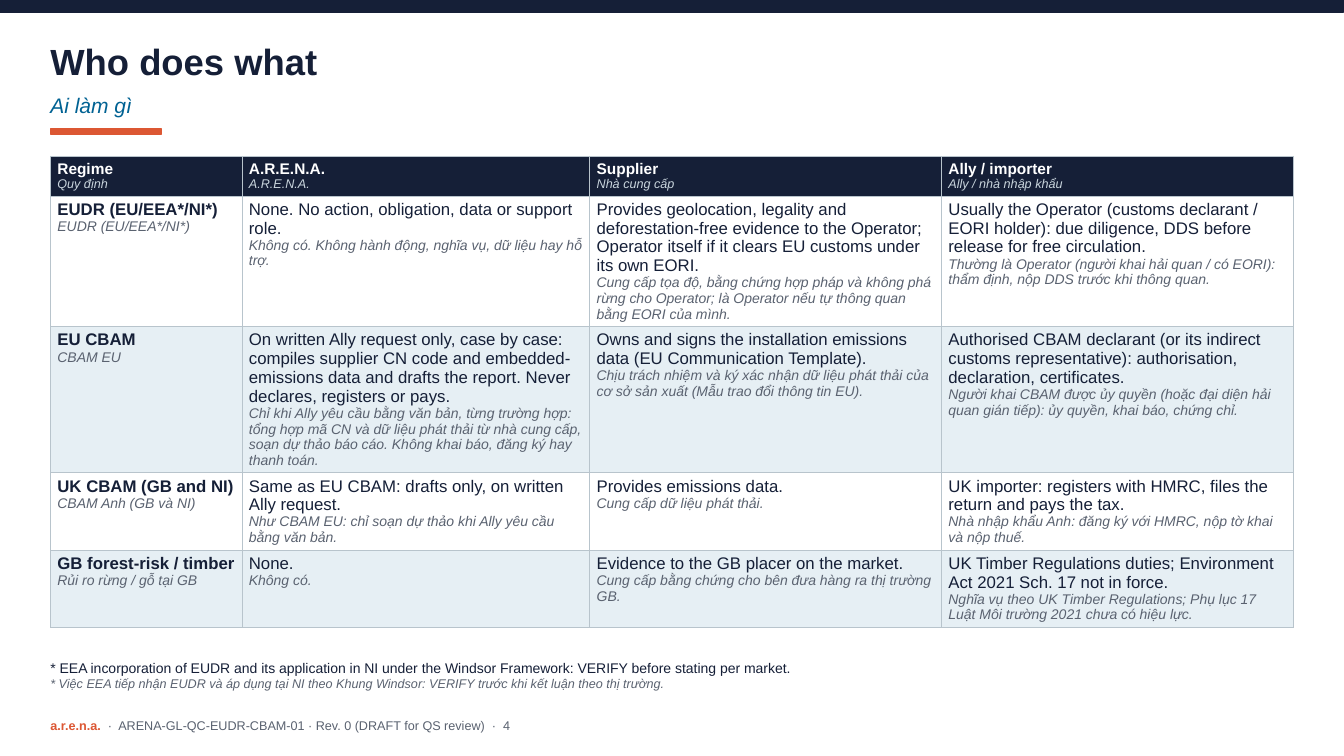
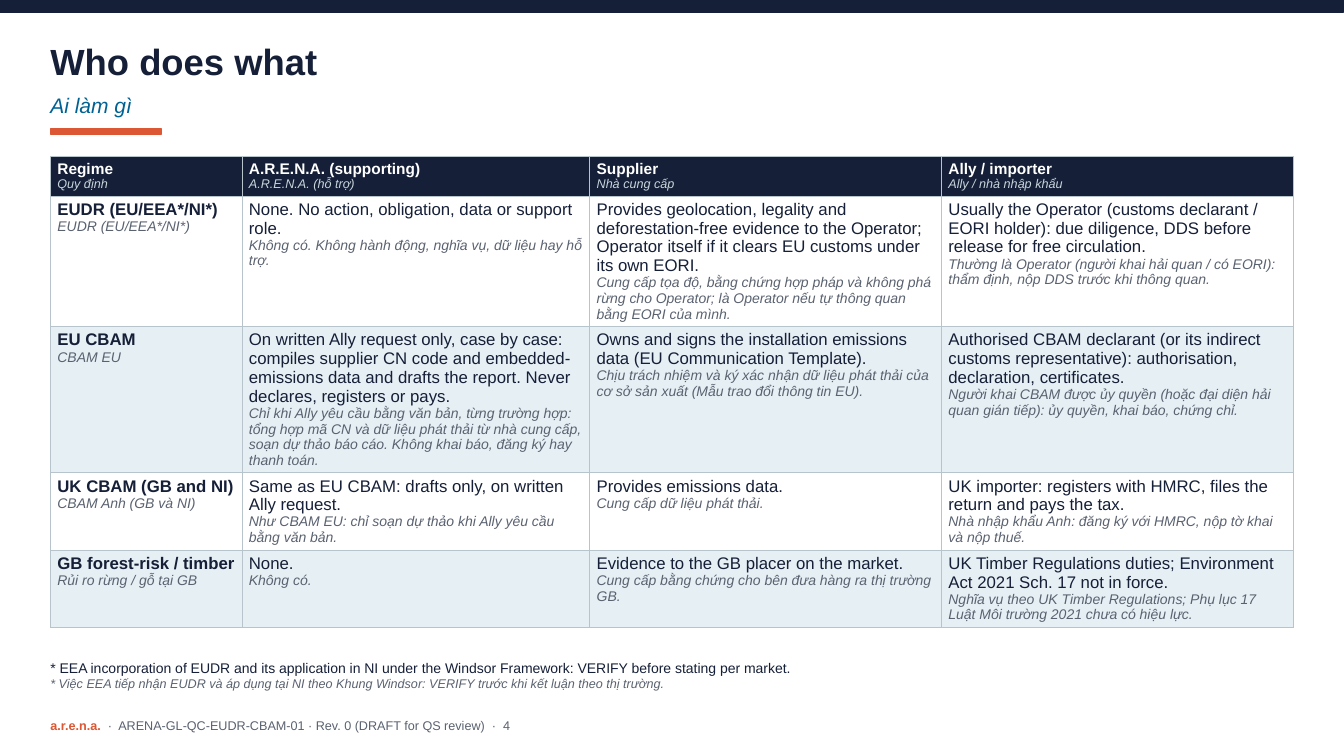
Before and after one commit to lybachbill-max/Bill-creation-2026, a slide deck: slide 4 of docs/eudr-cbam/ARENA-GL-QC-EUDR-CBAM-01_EUDR_CBAM_Training_Deck_Rev0.pptx. Drawn at 1344x756 pixels with LibreOffice and Linux fonts; fonts in the diff are those of the drawing. Boxes give left, top, right and bottom in pixels: in the first picture for what was removed or moved away, otherwise in the second. Text is boxed around its words. In the diff, an @@ line names an element or a change of style, - is before the commit and + after.

```diff
--- a/docs/eudr-cbam/ARENA-GL-QC-EUDR-CBAM-01_EUDR_CBAM_Training_Deck_Rev0.pptx
+++ b/docs/eudr-cbam/ARENA-GL-QC-EUDR-CBAM-01_EUDR_CBAM_Training_Deck_Rev0.pptx
@@ table at (x1=50, y1=156, x2=1294, y2=626) @@
-row 1, column 2: A.R.E.N.A. / A.R.E.N.A.
+row 1, column 2: A.R.E.N.A. (supporting) / A.R.E.N.A. (hỗ trợ)
```
Also in this commit, not shown: 1 other slide changed, 4 other files.
